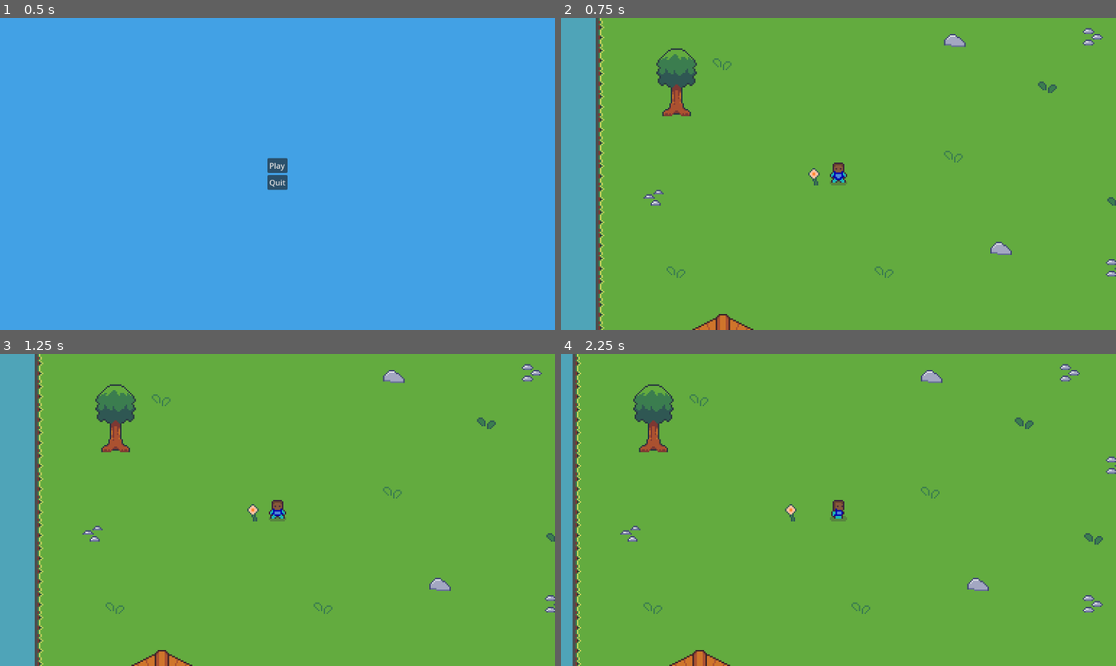
Above: before the commit, frames 1-4 (two rows, left to right).
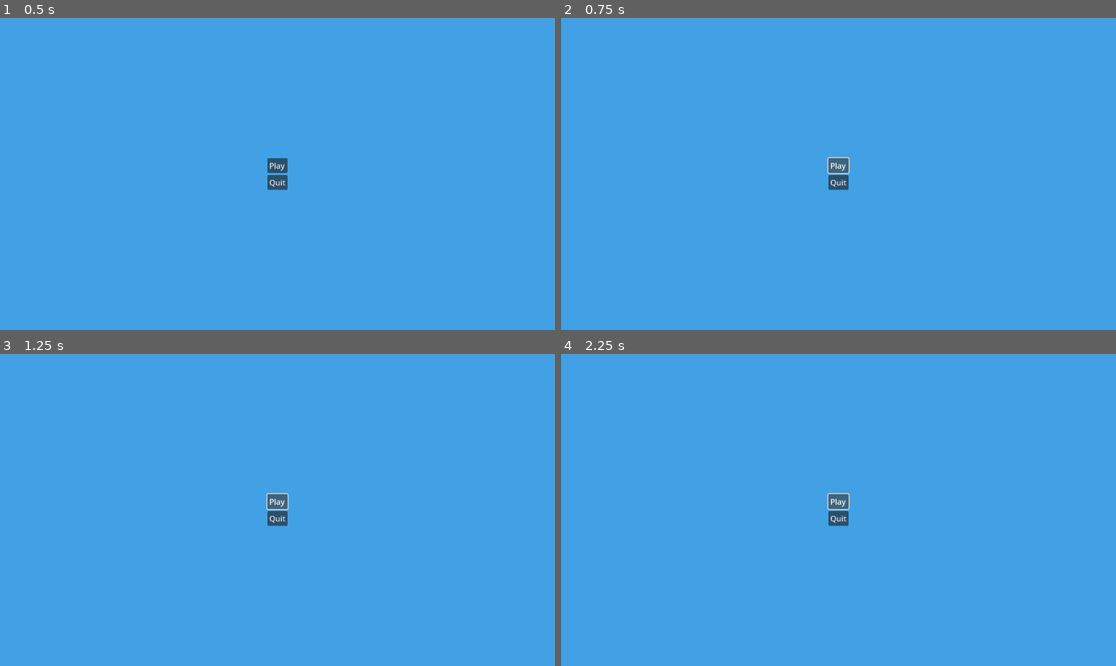
Above: after the commit, the same moments.

Repository: brennydoogles/Godot-2D-GameManager
Game: Godot game, scene res://demo-game/game-logic/game_manager.tscn
Two runs of this game, one before a commit and one after it. Both use one fixed random seed, a clock stepped at 60 frames per second and the inputs below.
Inputs (mouse positions are in pixels of both pictures, inside the frame that each line leads up to):
- Up to frame 1 (0.5 s): no input
- Up to frame 2 (0.75 s): click "Play" at 0.5 s
- Up to frame 3 (1.25 s): no input
- Up to frame 4 (2.25 s): click (838, 500) at 1.25 s, where only the run after the commit has a clickable "Play"; tap Enter at 2 s; hold D (east) from 2.03 s (still down)

Frame 1 is identical in both runs. In frame 2, 100% of the frame differs, in the area x 0-100%, y 0-100%; in frame 3, 100%; in frame 4, 100%.
Error after the commit: Invalid access to property or key 'SCENE_CHANGE_REQUESTED' on a base object of type 'Node (game-state-events.gd)'. (res://demo-game/game-logic/ui/main_menu.gd:…

Commit message:
Did some small refactoring to make more understandable code
Refactored the SCENE_CHANGE_REQUESTED(requestedScene: String) signal to be  LEVEL_CHANGE_REQUESTED(requestedLevel: String) for greater clarity.
Renamed the level_holder export var in the AbstractGameManager to be level_container (more accurate)
Moved the code to transition between levels to a new _handle_level_transition(newLevel: AbstractLevel) function so the function doesn't become too large once transition logic is added.
Updated the README to reflect the above changes.

Diff:
--- a/demo-game/game-logic/game_manager.tscn
+++ b/demo-game/game-logic/game_manager.tscn
@@ -4,14 +4,14 @@
 [ext_resource type="PackedScene" uid="uid://bnkaobyaek6jb" path="res://demo-game/game-logic/ui/main_menu.tscn" id="2_rqvn2"]
 [ext_resource type="PackedScene" uid="uid://d2evvcohqktdy" path="res://demo-game/game-logic/player/player.tscn" id="3_117uc"]
 
-[node name="AbstractGameManager" node_paths=PackedStringArray("level_holder", "player", "main_menu") instance=ExtResource("1_ljt67")]
-level_holder = NodePath("LevelHolder")
+[node name="AbstractGameManager" node_paths=PackedStringArray("level_container", "player", "main_menu") instance=ExtResource("1_ljt67")]
+level_container = NodePath("LevelContainer")
 player = NodePath("Player")
-main_menu = NodePath("LevelHolder/MainMenu")
+main_menu = NodePath("LevelContainer/MainMenu")
 
-[node name="LevelHolder" type="Node" parent="." index="0"]
+[node name="LevelContainer" type="Node" parent="." index="0"]
 
-[node name="MainMenu" parent="LevelHolder" index="0" instance=ExtResource("2_rqvn2")]
+[node name="MainMenu" parent="LevelContainer" index="0" instance=ExtResource("2_rqvn2")]
 
 [node name="Player" parent="." index="1" instance=ExtResource("3_117uc")]
 z_index = 15
--- a/engine/abstract_game_manager.gd
+++ b/engine/abstract_game_manager.gd
@@ -2,7 +2,7 @@
 class_name AbstractGameManager
 extends Node2D
 
-@export var level_holder: Node
+@export var level_container: Node
 @export var player: AbstractPlayer
 @export var main_menu: AbstractMenu
 
@@ -10,7 +10,7 @@
 
 # Called when the node enters the scene tree for the first time.
 func _ready() -> void:
-	GameStateEvents.SCENE_CHANGE_REQUESTED.connect(handle_scene_change_requested)
+	GameStateEvents.LEVEL_CHANGE_REQUESTED.connect(handle_level_change_requested)
 	player.get_parent().remove_child(player)
 
 func is_valid_level(levelName: String) -> bool:
@@ -26,16 +26,19 @@
 	else:
 		return false
 
-func handle_scene_change_requested(requestedScene: String) -> void:
-	assert(is_valid_level(requestedScene), requestedScene + " is not a valid Level")
+func handle_level_change_requested(requestedLevel: String) -> void:
+	assert(is_valid_level(requestedLevel), requestedLevel + " is not a valid Level")
 	assert(player, "There is no player, we cannot change scenes")
 	assert(player is AbstractPlayer, "The player must be of type AbstractPlayer to work with GameManager")
-	assert(level_holder, "The GameManager is missing a LevelHolder, we cannot proceed")
-	var level: AbstractLevel = level_map.get(requestedScene)
+	assert(level_container, "The GameManager is missing a LevelContainer, we cannot proceed")
+	var level: AbstractLevel = level_map.get(requestedLevel)
 	level.player = player
 	if not player.is_inside_tree():
 		self.add_child(player)
-	var existing_level := level_holder.get_children()
-	level_holder.add_child(level)
-	for child in existing_level:
+	_handle_level_transition(level)
+
+func _handle_level_transition(newLevel: AbstractLevel) -> void:
+	var level_container_children := level_container.get_children()
+	level_container.add_child(newLevel)
+	for child in level_container_children:
 		child.queue_free()
--- a/engine/event-bus/game-state-events.gd
+++ b/engine/event-bus/game-state-events.gd
@@ -2,4 +2,4 @@
 
 
 signal SHOW_MENU_REQUESTED
-signal SCENE_CHANGE_REQUESTED(requestedScene: String)
+signal LEVEL_CHANGE_REQUESTED(requestedLevel: String)
Not shown, changed: README.md
